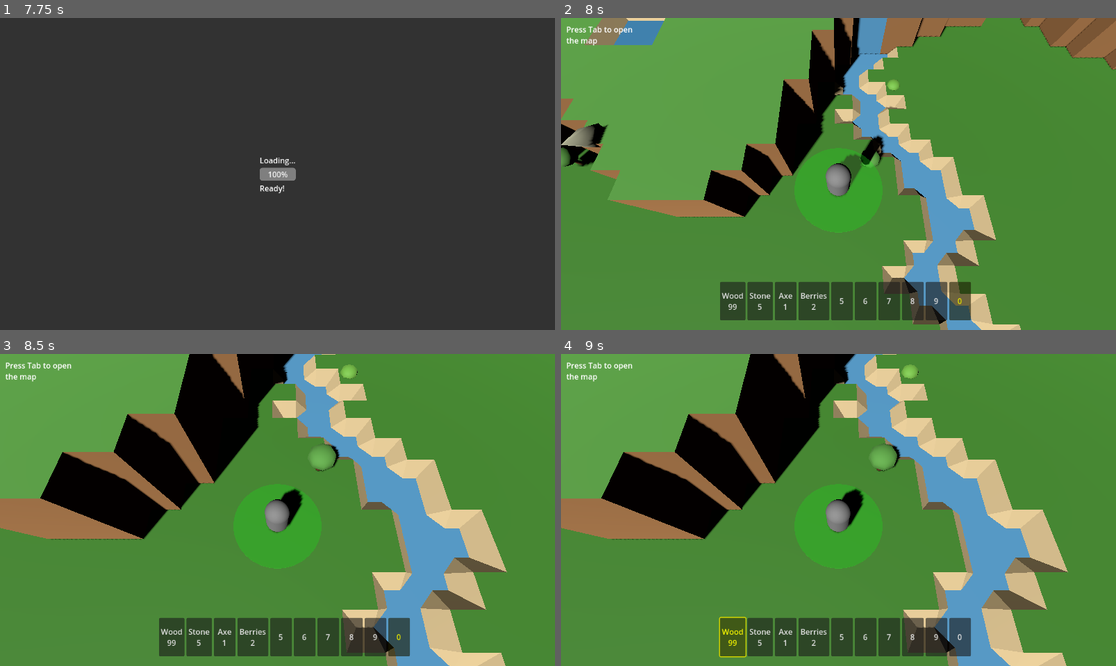
Above: before the commit, frames 1-4 (two rows, left to right).
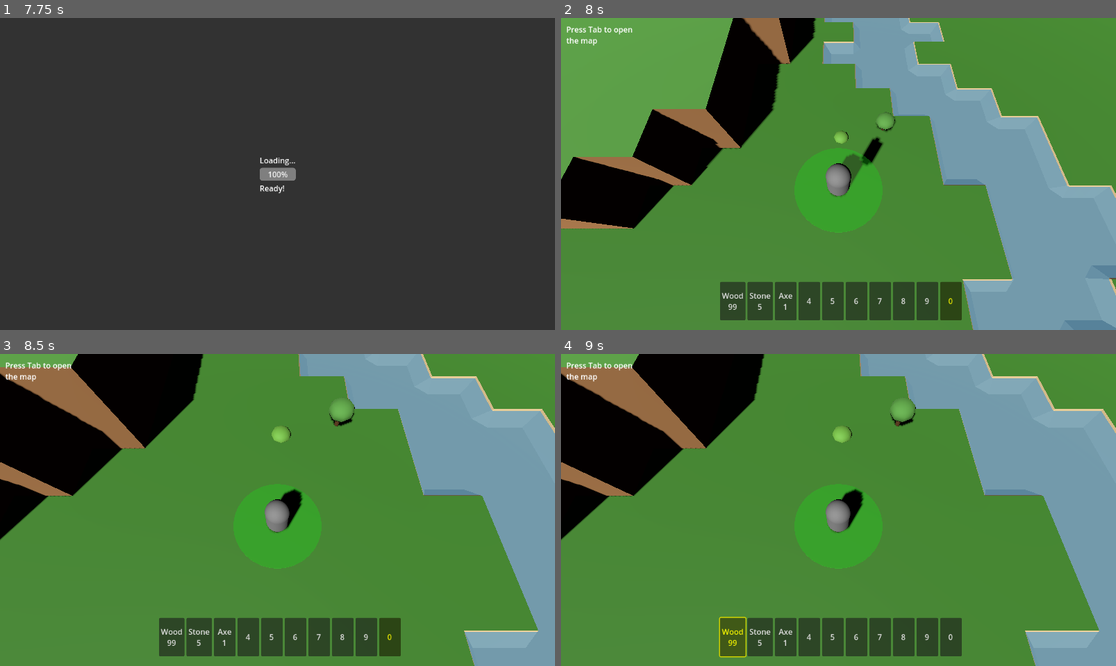
Above: after the commit, the same moments.

Repository: D1g1talfart/IslandGame
Game: Godot game, scene res://Main.tscn
The game is run twice, just before and just after one commit, with the same random seed, the same clock (stepped at 60 frames per second) and the same inputs.
Inputs (mouse positions are in pixels of both pictures, inside the frame that each line leads up to):
- Up to frame 1 (7.75 s): click "New Island" at 0.5 s; tap Enter (ui_accept) at 1.25, 1.52, 2, 3.5, 4.25, 4.52, 5, 5.75, 7.52 s; move the mouse to (399, 158) at 1.27 s; hold D (move_right) 1.28-2 s; tap 1 at 1.35 s; click (399, 158) at 1.42 s; drag from (166, 189) to (249, 236) at 2.02 s; move the mouse to (333, 105) at 2.77 s; hold D (move_right) 2.78-3.5 s; tap 0 at 2.85 s; drag from (249, 236) to (111, 127) at 3.52 s; move the mouse to (444, 220) at 4.27 s; hold A (move_left) 4.28-5 s; tap I at 4.35 s; drag from (111, 127) to (194, 96) at 5.02 s; move the mouse to (305, 174) at 5.77 s; hold S (move_backward) 5.78-6.5 s; tap P at 5.85 s; click (305, 174) at 5.92 s; drag from (194, 96) to (166, 189) at 6.52 s; move the mouse to (399, 158) at 7.27 s; hold W (move_forward) from 7.28 s (still down); tap F at 7.35 s
- Up to frame 2 (8 s): keep holding W (move_forward)
- Up to frame 3 (8.5 s): release W (move_forward) at 8 s; drag from (166, 525) to (249, 572) at 8.02 s
- Up to frame 4 (9 s): click "Wood 99" at 8.75 s

Frame 1 is identical in both runs. In frame 2, 51% of the frame differs, in the area x 0-100%, y 0-100%; in frame 3, 54%; in frame 4, 54%.

Commit message:
2D Renderer - Removed unused code 3D Renderer - changed water visualisation

Diff:
--- a/2D_Render.gd
+++ b/2D_Render.gd
@@ -239,23 +239,6 @@
 		TerrainType.RIVER_MOUTH
 	]
 
-func get_movement_cost(x: int, y: int) -> float:
-	"""Get movement cost for pathfinding"""
-	var terrain = get_terrain_at(x, y)
-	match terrain:
-		TerrainType.DEEP_OCEAN, TerrainType.RIVER, TerrainType.RIVER_1, TerrainType.RIVER_2, TerrainType.RIVER_3, TerrainType.DEEP_FRESHWATER_POND:
-			return -1.0  # Impassable
-		TerrainType.SHALLOW_SALTWATER, TerrainType.SHALLOW_FRESHWATER:
-			return 2.0
-		TerrainType.BEACH:
-			return 1.2
-		TerrainType.LEVEL0_GRASS, TerrainType.LEVEL1_GRASS, TerrainType.LEVEL2_GRASS, TerrainType.LEVEL3_GRASS:
-			return 1.0
-		TerrainType.LEVEL0_DIRT, TerrainType.LEVEL1_DIRT, TerrainType.LEVEL2_DIRT, TerrainType.LEVEL3_DIRT:
-			return 1.3
-		_:
-			return 1.0
-
 # ============================================================================
 # PUBLIC INTERFACE (for your main GameWorld script)
 # ============================================================================
--- a/3d_renderer.gd
+++ b/3d_renderer.gd
@@ -8,9 +8,8 @@
 # ============================================================================
 
 @export_group("3D Rendering Settings")
-@export var tile_size: float = 1.0
+@export var tile_size: float = 2.0
 @export var height_scale: float = 3.0
-@export var water_level_offset: float = -0.5
 @export var auto_render_on_ready: bool = true
 @export var show_debug_info: bool = true
 
@@ -25,6 +24,11 @@
 
 @export_group("Transition Settings")
 @export var corner_extension_multiplier: float = 1.2
+
+@export_group("Water Settings")
+@export var water_surface_offset: float = -0.05  # Water surface height (less offset than bed)
+@export var water_bed_offset: float = -0.5      # Water bed height (current water_level_offset)
+@export var water_surface_alpha: float = 0.7    # Transparency of water surface
 
 # ============================================================================
 # RENDERING DATA
@@ -99,20 +103,29 @@
 		camera.environment = environment
 
 func setup_materials():
-	# Water materials
-	materials[TerrainType.DEEP_OCEAN] = create_water_material(Color(0.1, 0.2, 0.6, 0.8), true)
-	materials[TerrainType.SHALLOW_SALTWATER] = create_water_material(Color(0.2, 0.4, 0.8, 0.7), false)
-	materials[TerrainType.SHALLOW_FRESHWATER] = create_water_material(Color(0.3, 0.6, 0.8, 0.7), false)
-	materials[TerrainType.DEEP_FRESHWATER_POND] = create_water_material(Color(0.2, 0.3, 0.7, 0.8), true)
-
-	# River materials
-	materials[TerrainType.RIVER] = create_water_material(Color(0.4, 0.7, 0.9, 0.7), false)
-	materials[TerrainType.RIVER_1] = create_water_material(Color(0.4, 0.7, 0.9, 0.7), false)
-	materials[TerrainType.RIVER_2] = create_water_material(Color(0.4, 0.7, 0.9, 0.7), false)
-	materials[TerrainType.RIVER_3] = create_water_material(Color(0.4, 0.7, 0.9, 0.7), false)
-	materials[TerrainType.RIVER_MOUTH] = create_water_material(Color(0.5, 0.8, 0.9, 0.6), false)
-
-	# Land materials
+	# Water BED materials (sand-colored, solid)
+	materials["bed_" + str(TerrainType.DEEP_OCEAN)] = create_water_bed_material(Color(0.9, 0.8, 0.6))
+	materials["bed_" + str(TerrainType.SHALLOW_SALTWATER)] = create_water_bed_material(Color(0.9, 0.8, 0.6))
+	materials["bed_" + str(TerrainType.SHALLOW_FRESHWATER)] = create_water_bed_material(Color(0.8, 0.7, 0.5))
+	materials["bed_" + str(TerrainType.DEEP_FRESHWATER_POND)] = create_water_bed_material(Color(0.7, 0.6, 0.4))
+	materials["bed_" + str(TerrainType.RIVER)] = create_water_bed_material(Color(0.8, 0.7, 0.5))
+	materials["bed_" + str(TerrainType.RIVER_1)] = create_water_bed_material(Color(0.8, 0.7, 0.5))
+	materials["bed_" + str(TerrainType.RIVER_2)] = create_water_bed_material(Color(0.8, 0.7, 0.5))
+	materials["bed_" + str(TerrainType.RIVER_3)] = create_water_bed_material(Color(0.8, 0.7, 0.5))
+	materials["bed_" + str(TerrainType.RIVER_MOUTH)] = create_water_bed_material(Color(0.9, 0.8, 0.6))
+
+	# Water SURFACE materials (transparent blue, no collision)
+	materials["surface_" + str(TerrainType.DEEP_OCEAN)] = create_water_surface_material(Color(0.1, 0.2, 0.6, water_surface_alpha), true)
+	materials["surface_" + str(TerrainType.SHALLOW_SALTWATER)] = create_water_surface_material(Color(0.2, 0.4, 0.8, water_surface_alpha), false)
+	materials["surface_" + str(TerrainType.SHALLOW_FRESHWATER)] = create_water_surface_material(Color(0.3, 0.6, 0.8, water_surface_alpha), false)
+	materials["surface_" + str(TerrainType.DEEP_FRESHWATER_POND)] = create_water_surface_material(Color(0.2, 0.3, 0.7, water_surface_alpha), true)
+	materials["surface_" + str(TerrainType.RIVER)] = create_water_surface_material(Color(0.4, 0.7, 0.9, water_surface_alpha), false)
+	materials["surface_" + str(TerrainType.RIVER_1)] = create_water_surface_material(Color(0.4, 0.7, 0.9, water_surface_alpha), false)
+	materials["surface_" + str(TerrainType.RIVER_2)] = create_water_surface_material(Color(0.4, 0.7, 0.9, water_surface_alpha), false)
+	materials["surface_" + str(TerrainType.RIVER_3)] = create_water_surface_material(Color(0.4, 0.7, 0.9, water_surface_alpha), false)
+	materials["surface_" + str(TerrainType.RIVER_MOUTH)] = create_water_surface_material(Color(0.5, 0.8, 0.9, water_surface_alpha), false)
+
+	# Land materials (unchanged)
 	materials[TerrainType.BEACH] = create_land_material(Color(0.9, 0.8, 0.6))
 	materials[TerrainType.LEVEL0_GRASS] = create_land_material(Color(0.3, 0.6, 0.2))
 	materials[TerrainType.LEVEL0_DIRT] = create_land_material(Color(0.6, 0.4, 0.2))
@@ -123,6 +136,38 @@
 	materials[TerrainType.LEVEL3_GRASS] = create_land_material(Color(0.6, 0.9, 0.5))
 	materials[TerrainType.LEVEL3_DIRT] = create_land_material(Color(0.9, 0.7, 0.5))
 
+# Add these new material creation functions
+func create_water_bed_material(color: Color) -> StandardMaterial3D:
+	"""Create sandy bottom material for water beds"""
+	var material = StandardMaterial3D.new()
+	material.albedo_color = color
+	material.metallic = 0.0
+	material.roughness = 0.9  # Sandy texture
+	material.emission_enabled = true
+	material.emission = color * 0.05
+	return material
+
+func create_water_surface_material(color: Color, is_deep: bool) -> StandardMaterial3D:
+	"""Create transparent water surface material"""
+	var material = StandardMaterial3D.new()
+	material.albedo_color = color
+	material.metallic = 0.0
+	material.roughness = 0.1
+	material.transparency = BaseMaterial3D.TRANSPARENCY_ALPHA
+
+	if is_deep:
+		material.emission_enabled = true
+		material.emission = Color(0.0, 0.1, 0.3) * 0.1
+
+	# Make it look more water-like
+	material.clearcoat_enabled = true
+	material.clearcoat = 0.5
+	material.rim_enabled = true
+	material.rim = 0.3
+	material.rim_tint = 0.5
+
+	return material
+
 func create_water_material(color: Color, is_deep: bool) -> StandardMaterial3D:
 	var material = StandardMaterial3D.new()
 	material.albedo_color = color
@@ -203,9 +248,9 @@
 # ============================================================================
 
 func get_terrain_level_height(terrain_type: int, tile_pos: Vector2i) -> float:
-	"""RESTORED: Get height based on terrain level, not raw height data"""
+	"""Get height based on terrain level - uses water SURFACE height for water terrain"""
 	if is_water_terrain(terrain_type):
-		return get_water_level_height(tile_pos)
+		return get_water_surface_height(tile_pos)  # Use surface height for interactions
 	else:
 		return get_land_level_height(terrain_type)
 
@@ -225,26 +270,85 @@
 		_:
 			return 0.0 * height_scale
 
-func get_water_level_height(tile_pos: Vector2i) -> float:
-	"""RESTORED: Water height - ocean at sea level, ponds adapt, rivers at fixed levels"""
+func get_water_bed_height(tile_pos: Vector2i) -> float:
+	"""Get height for water bed (bottom of water)"""
 	if not current_island_data:
-		return water_level_offset
+		return water_bed_offset
 
 	var water_terrain_type = current_island_data.terrain_data[tile_pos.y][tile_pos.x]
 
-	# Ocean and saltwater stay at sea level
+	# Ocean and saltwater beds at sea level
 	if is_ocean_or_saltwater(water_terrain_type):
-		return 0.0 + water_level_offset
-
-	# Rivers get fixed height levels like terrain
+		return 0.0 + water_bed_offset
+
+	# Rivers get fixed bed height levels
 	if is_river_water(water_terrain_type):
-		return get_river_level_height(water_terrain_type)
-
-	# Only ponds adapt to surrounding terrain
+		return get_river_level_height_bed(water_terrain_type)
+
+	# Ponds adapt to surrounding terrain
 	if is_pond_water(water_terrain_type):
-		return get_pond_level_height(tile_pos)
-
-	return 0.0 + water_level_offset
+		return get_pond_level_height_bed(tile_pos)
+
+	return 0.0 + water_bed_offset
+
+func get_water_surface_height(tile_pos: Vector2i) -> float:
+	"""Get height for water surface (top of water)"""
+	if not current_island_data:
+		return water_surface_offset
+
+	var water_terrain_type = current_island_data.terrain_data[tile_pos.y][tile_pos.x]
+
+	# Ocean and saltwater surface at sea level
+	if is_ocean_or_saltwater(water_terrain_type):
+		return 0.0 + water_surface_offset
+
+	# Rivers get fixed surface height levels
+	if is_river_water(water_terrain_type):
+		return get_river_level_height_surface(water_terrain_type)
+
+	# Ponds adapt to surrounding terrain
+	if is_pond_water(water_terrain_type):
+		return get_pond_level_height_surface(tile_pos)
+
+	return 0.0 + water_surface_offset
+
+func get_river_level_height_bed(terrain_type: int) -> float:
+	"""Get bed height for river water"""
+	match terrain_type:
+		TerrainType.RIVER, TerrainType.RIVER_MOUTH:
+			return 0.0 * height_scale + water_bed_offset
+		TerrainType.RIVER_1:
+			return 1.0 * height_scale + water_bed_offset
+		TerrainType.RIVER_2:
+			return 2.0 * height_scale + water_bed_offset
+		TerrainType.RIVER_3:
+			return 3.0 * height_scale + water_bed_offset
+		_:
+			return 0.0 * height_scale + water_bed_offset
+
+func get_river_level_height_surface(terrain_type: int) -> float:
+	"""Get surface height for river water"""
+	match terrain_type:
+		TerrainType.RIVER, TerrainType.RIVER_MOUTH:
+			return 0.0 * height_scale + water_surface_offset
+		TerrainType.RIVER_1:
+			return 1.0 * height_scale + water_surface_offset
+		TerrainType.RIVER_2:
+			return 2.0 * height_scale + water_surface_offset
+		TerrainType.RIVER_3:
+			return 3.0 * height_scale + water_surface_offset
+		_:
+			return 0.0 * height_scale + water_surface_offset
+
+func get_pond_level_height_bed(tile_pos: Vector2i) -> float:
+	"""Pond bed height"""
+	var base_level = find_nearest_land_level(tile_pos, current_island_data.terrain_data)
+	return base_level * height_scale + water_bed_offset
+
+func get_pond_level_height_surface(tile_pos: Vector2i) -> float:
+	"""Pond surface height"""
+	var base_level = find_nearest_land_level(tile_pos, current_island_data.terrain_data)
+	return base_level * height_scale + water_surface_offset
 
 func is_river_water(terrain_type: int) -> bool:
 	"""Check if terrain is river water with fixed height levels"""
@@ -263,29 +367,6 @@
 		TerrainType.DEEP_FRESHWATER_POND
 	]
 
-func get_river_level_height(terrain_type: int) -> float:
-	"""Get fixed height for river water based on river level"""
-	match terrain_type:
-		TerrainType.RIVER, TerrainType.RIVER_MOUTH:
-			return 0.0 * height_scale + water_level_offset  # Sea level rivers
-		TerrainType.RIVER_1:
-			return 1.0 * height_scale + water_level_offset  # Level 1 rivers
-		TerrainType.RIVER_2:
-			return 2.0 * height_scale + water_level_offset  # Level 2 rivers
-		TerrainType.RIVER_3:
-			return 3.0 * height_scale + water_level_offset  # Level 3 rivers
-		_:
-			return 0.0 * height_scale + water_level_offset
-
-func get_pond_level_height(tile_pos: Vector2i) -> float:
-	"""Pond height adapts to surrounding terrain (old freshwater behavior)"""
-	if not current_island_data:
-		return water_level_offset
-
-	var base_level = find_nearest_land_level(tile_pos, current_island_data.terrain_data)
-	return base_level * height_scale + water_level_offset
-
-
 
 
 func is_ocean_or_saltwater(terrain_type: int) -> bool:
@@ -303,10 +384,10 @@
 func get_freshwater_level_height(tile_pos: Vector2i) -> float:
 	"""RESTORED: Freshwater height based on surrounding terrain"""
 	if not current_island_data:
-		return water_level_offset
+		return water_bed_offset
 
 	var base_level = find_nearest_land_level(tile_pos, current_island_data.terrain_data)
-	return base_level * height_scale + water_level_offset
+	return base_level * height_scale + water_bed_offset
 
 func find_nearest_land_level(tile_pos: Vector2i, terrain_data: Array) -> float:
 	"""RESTORED: Find nearest land level, expanding search radius"""
@@ -396,7 +477,7 @@
 					var height_diff = current_height - neighbor_height
 					if height_diff > 0.01:
 	# Skip small land-water transitions (those will be slopes)
-						if is_water_terrain(neighbor_terrain) and not is_water_terrain(terrain_type) and height_diff <= abs(water_level_offset) + 0.1:
+						if is_water_terrain(neighbor_terrain) and not is_water_terrain(terrain_type) and height_diff <= abs(water_bed_offset) + 0.1:
 							continue
 						var cliff_face_data = {
 							"world_pos": world_pos,
@@ -526,6 +607,94 @@
 
 	if create_collision:
 		mesh_instance.create_trimesh_collision()
+
+	add_child(mesh_instance)
+	mesh_instances.append(mesh_instance)
+
+func create_water_bed_mesh(terrain_type: int, tiles: Array):
+	"""Create water bed mesh (sandy bottom with collision)"""
+	if tiles.size() == 0:
+		return
+
+	var mesh_instance = MeshInstance3D.new()
+	mesh_instance.name = "WaterBed_" + str(terrain_type)
+
+	var array_mesh = ArrayMesh.new()
+	var vertices = PackedVector3Array()
+	var normals = PackedVector3Array()
+	var uvs = PackedVector2Array()
+	var indices = PackedInt32Array()
+
+	var vertex_index = 0
+
+	for tile_data in tiles:
+		var pos = tile_data.position
+		var height = get_water_bed_height(pos)
+		var world_pos = Vector3(pos.x * tile_size, height, pos.y * tile_size)
+
+		vertex_index = add_horizontal_face(vertices, normals, uvs, indices, world_pos, vertex_index, true)
+
+	var arrays = []
+	arrays.resize(Mesh.ARRAY_MAX)
+	arrays[Mesh.ARRAY_VERTEX] = vertices
+	arrays[Mesh.ARRAY_NORMAL] = normals
+	arrays[Mesh.ARRAY_TEX_UV] = uvs
+	arrays[Mesh.ARRAY_INDEX] = indices
+
+	array_mesh.add_surface_from_arrays(Mesh.PRIMITIVE_TRIANGLES, arrays)
+	mesh_instance.mesh = array_mesh
+
+	# Apply bed material
+	var bed_material_key = "bed_" + str(terrain_type)
+	if bed_material_key in materials:
+		mesh_instance.material_override = materials[bed_material_key]
+
+	# Enable collision for bed
+	if create_collision:
+		mesh_instance.create_trimesh_collision()
+
+	add_child(mesh_instance)
+	mesh_instances.append(mesh_instance)
+
+func create_water_surface_mesh(terrain_type: int, tiles: Array):
+	"""Create water surface mesh (transparent blue, no collision)"""
+	if tiles.size() == 0:
+		return
+
+	var mesh_instance = MeshInstance3D.new()
+	mesh_instance.name = "WaterSurface_" + str(terrain_type)
+
+	var array_mesh = ArrayMesh.new()
+	var vertices = PackedVector3Array()
+	var normals = PackedVector3Array()
+	var uvs = PackedVector2Array()
+	var indices = PackedInt32Array()
+
+	var vertex_index = 0
+
+	for tile_data in tiles:
+		var pos = tile_data.position
+		var height = get_water_surface_height(pos)
+		var world_pos = Vector3(pos.x * tile_size, height, pos.y * tile_size)
+
+		vertex_index = add_horizontal_face(vertices, normals, uvs, indices, world_pos, vertex_index, true)
+
+	var arrays = []
+	arrays.resize(Mesh.ARRAY_MAX)
+	arrays[Mesh.ARRAY_VERTEX] = vertices
+	arrays[Mesh.ARRAY_NORMAL] = normals
+	arrays[Mesh.ARRAY_TEX_UV] = uvs
+	arrays[Mesh.ARRAY_INDEX] = indices
+
+	array_mesh.add_surface_from_arrays(Mesh.PRIMITIVE_TRIANGLES, arrays)
+	mesh_instance.mesh = array_mesh
+
+	# Apply surface material
+	var surface_material_key = "surface_" + str(terrain_type)
+	if surface_material_key in materials:
+		mesh_instance.material_override = materials[surface_material_key]
+
+	# NO collision for water surface - players walk through it!
 
 	add_child(mesh_instance)
 	mesh_instances.append(mesh_instance)
@@ -584,26 +753,44 @@
 # ============================================================================
 
 func create_terrain_chunks_from_data(island_data):
-	"""Create horizontal terrain surfaces using PROPER height calculation"""
-	var terrain_groups = {}
+	"""Create terrain surfaces - separating water beds, water surfaces, and land"""
+	var land_groups = {}
+	var water_bed_groups = {}
+	var water_surface_groups = {}
 
 	for y in range(island_data.island_height):
 		for x in range(island_data.island_width):
 			if y < island_data.terrain_data.size() and x < island_data.terrain_data[y].size():
 				var terrain_type = island_data.terrain_data[y][x]
 
-				if terrain_type not in terrain_groups:
-					terrain_groups[terrain_type] = []
-
-				terrain_groups[terrain_type].append({
-					"position": Vector2i(x, y)
-				})
-
-	# Create meshes for each terrain type
-	for terrain_type in terrain_groups.keys():
-		create_terrain_mesh(terrain_type, terrain_groups[terrain_type])
-
-func create_terrain_mesh(terrain_type: int, tiles: Array):
+				if is_water_terrain(terrain_type):
+					# Separate water into bed and surface
+					if terrain_type not in water_bed_groups:
+						water_bed_groups[terrain_type] = []
+					if terrain_type not in water_surface_groups:
+						water_surface_groups[terrain_type] = []
+
+					water_bed_groups[terrain_type].append({"position": Vector2i(x, y)})
+					water_surface_groups[terrain_type].append({"position": Vector2i(x, y)})
+				else:
+					# Regular land terrain
+					if terrain_type not in land_groups:
+						land_groups[terrain_type] = []
+					land_groups[terrain_type].append({"position": Vector2i(x, y)})
+
+	# Create land meshes
+	for terrain_type in land_groups.keys():
+		create_terrain_mesh(terrain_type, land_groups[terrain_type], false)
+
+	# Create water bed meshes (with collision)
+	for terrain_type in water_bed_groups.keys():
+		create_water_bed_mesh(terrain_type, water_bed_groups[terrain_type])
+
+	# Create water surface meshes (no collision)
+	for terrain_type in water_surface_groups.keys():
+		create_water_surface_mesh(terrain_type, water_surface_groups[terrain_type])
+
+func create_terrain_mesh(terrain_type: int, tiles: Array, is_water: bool = false):
 	"""Create horizontal terrain mesh using RESTORED height system"""
 	if tiles.size() == 0:
 		return
@@ -726,8 +913,10 @@
 					var neighbor_height = get_terrain_level_height(neighbor_terrain, neighbor_pos)
 
 					# Check if this is a land-water boundary with small height difference
-					var height_diff = current_height - neighbor_height
-					if is_water_terrain(neighbor_terrain) and height_diff > 0.01 and height_diff <= abs(water_level_offset) + 0.1:
+					# Check if this is a land-water boundary - use bed height for proper depth
+					var neighbor_bed_height = get_water_bed_height(neighbor_pos) if is_water_terrain(neighbor_terrain) else neighbor_height
+					var height_diff = current_height - neighbor_bed_height
+					if is_water_terrain(neighbor_terrain) and height_diff > 0.01 and height_diff <= abs(water_bed_offset) + 0.1:
 						var slope_face_data = {
 							"world_pos": world_pos,
 							"edge_start": dir.edge_start,
@@ -870,7 +1059,7 @@
 								var height_diff = current_height - neighbor_height
 
 								# Check if this would create a slope (same logic as slopes)
-								if height_diff > 0.01 and height_diff <= abs(water_level_offset) + 0.1:
+								if height_diff > 0.01 and height_diff <= abs(water_bed_offset) + 0.1:
 									valid_slopes += 1
 
 					# If both adjacent sides have water that create slopes, we need a corner
@@ -918,7 +1107,7 @@
 
 		# Calculate where slope edges would actually intersect
 		# Slopes extend outward by height_diff amount for 45-degree angle
-		var height_diff = abs(water_level_offset)
+		var height_diff = abs(water_bed_offset)
 
 		# Bottom points should be exactly where two slope edges meet
 		var bottom1: Vector3
